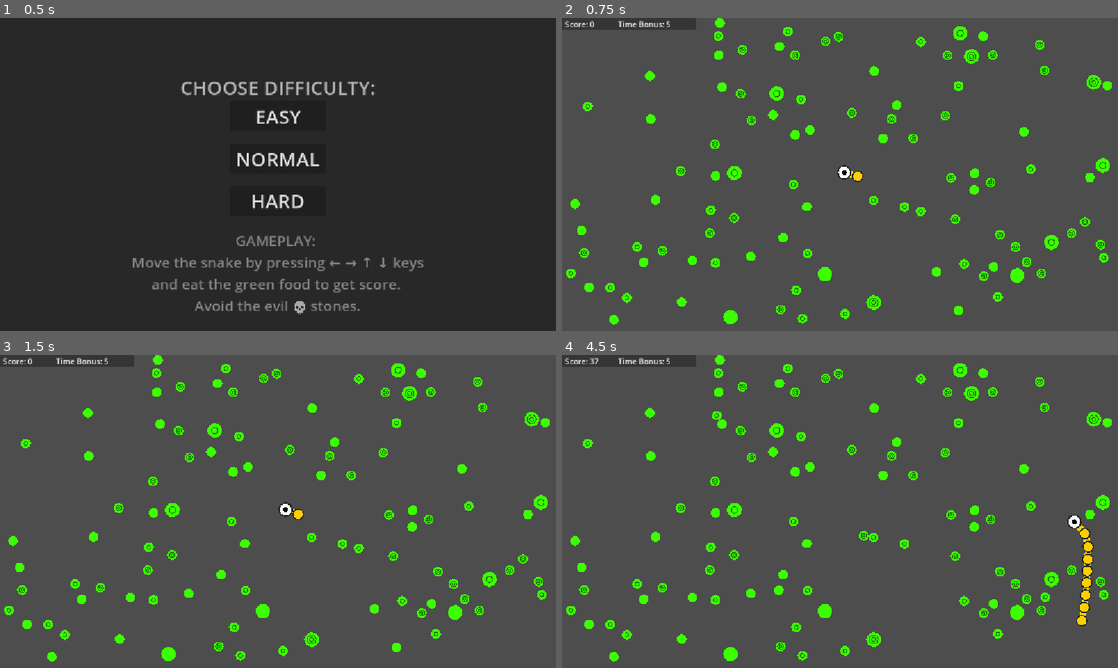
Above: before the commit, frames 1-4 (two rows, left to right).
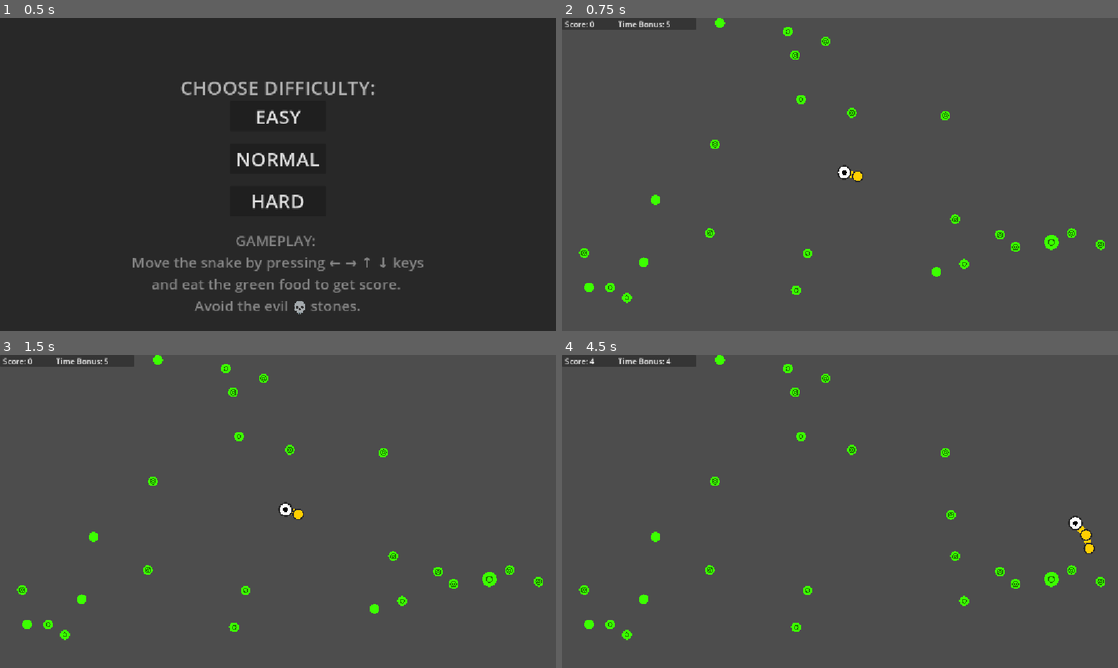
Above: after the commit, the same moments.

Repository: zett42/Physnake
Game: Godot game, scene res://ui/start.tscn
Two runs of this game, one before a commit and one after it. Both use one fixed random seed, a clock stepped at 60 frames per second and the inputs below.
Inputs:
- Up to frame 1 (0.5 s): no input
- Up to frame 2 (0.75 s): click "EASY" at 0.5 s
- Up to frame 3 (1.5 s): tap Enter at 1.25 s; hold Right (move_right) from 1.28 s (still down)
- Up to frame 4 (4.5 s): release Right (move_right) at 2.03 s; hold Down (move_down) 2.03-2.78 s; hold Right (move_right) 2.78-3.53 s; hold Up (move_up) 3.53-4.28 s; hold Left (move_left) from 4.28 s (still down)

Frame 1 is identical in both runs. In frame 2, 3.7% of the frame differs, in the area x 0-99%, y 2-98%; in frame 3, 3.7%; in frame 4, 4.2%, in the area x 0-99%, y 0-98%.

Commit message:
Reduce default food count from 100 to 25 for better gameplay balance

Diff:
--- a/components/food_spawner.gd
+++ b/components/food_spawner.gd
@@ -6,7 +6,7 @@
 const BIG_FOOD_PROPABILITY: float = 0.1
 
 
-@export var food_count: int = 100
+@export var food_count: int = 25
 
 
 @onready var _shape_cast_normal := $ShapeCast_normal as ShapeCast2D
